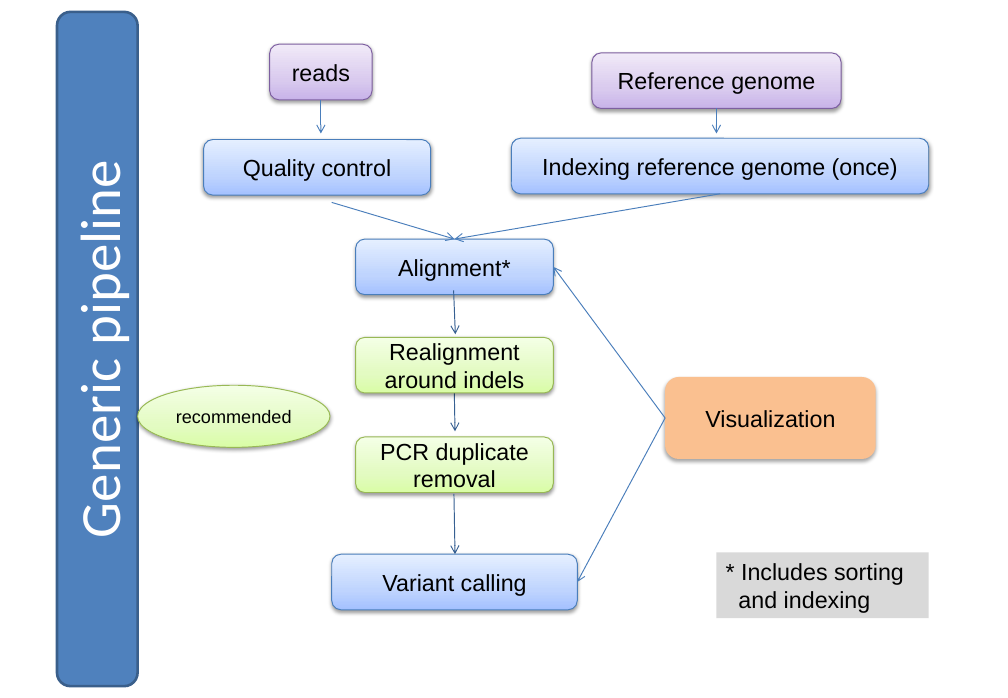
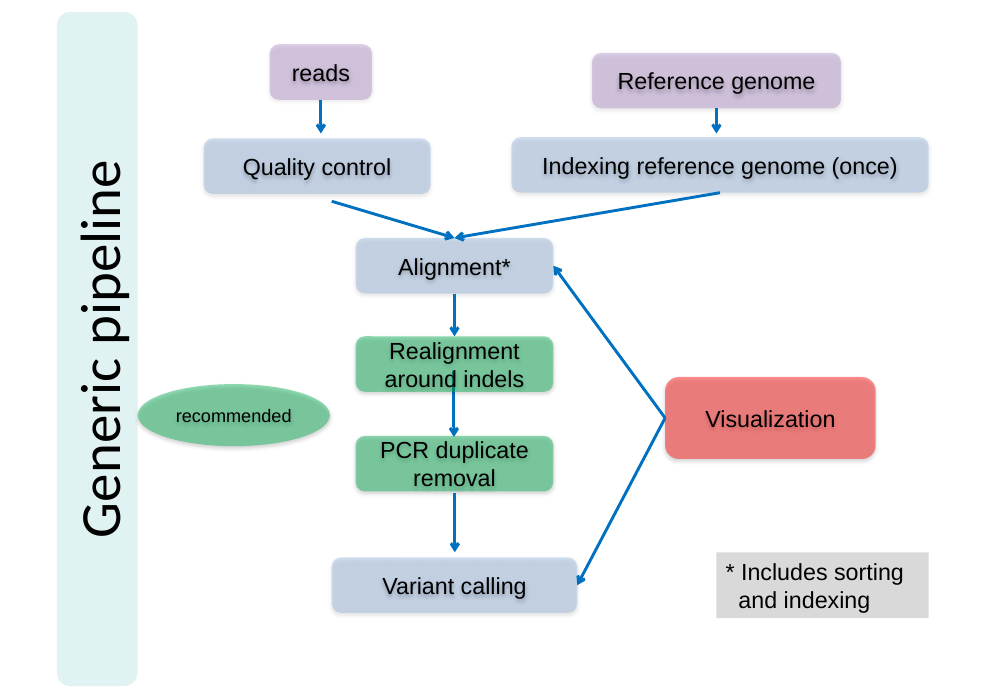
Before and after one commit to miguelperezenciso/NGScrashcourse, a slide deck: slide 6 of 2019_MSc_slides.pptx. Drawn at 1008x698 pixels with LibreOffice and Linux fonts; fonts in the diff are those of the drawing. Boxes give left, top, right and bottom in pixels: in the first picture for what was removed or moved away, otherwise in the second. Text is boxed around its words. In the diff, an @@ line names an element or a change of style, - is before the commit and + after.

```diff
--- a/2019_MSc_slides.pptx
+++ b/2019_MSc_slides.pptx
@@ rounded rectangle "Generic pipeline" at bbox=[56, 13, 137, 686]: text colour #FFFFFF to #000000; fill #4F81BD to #E0F2F1; outline #3A5F8C 2 pt to none @@
@@ rounded rectangle "reads" at bbox=[270, 45, 372, 101]: fill gradient #C9B5E8 to #D8CBEE to #F0EAF9 to #7030A0 at 22% opacity; outline #7D60A0 0.75 pt to none @@
@@ rounded rectangle "Reference genome" at bbox=[592, 53, 841, 109]: fill gradient #C9B5E8 to #D8CBEE to #F0EAF9 to #7030A0 at 22% opacity; outline #7D60A0 0.75 pt to none @@
@@ arrow (321, 100) - (321, 133): stroke #4B7EBC 0.75 pt to #0070C0 2.25 pt @@
@@ arrow (717, 109) - (717, 133): stroke #4B7EBC 0.75 pt to #0070C0 2.25 pt @@
@@ arrow (332, 201) - (454, 238): stroke #4B7EBC 0.75 pt to #0070C0 2.25 pt @@
@@ arrow (720, 193) - (454, 238): stroke #4B7EBC 0.75 pt to #0070C0 2.25 pt @@
@@ arrow (665, 418) - (554, 266): stroke #4B7EBC 0.75 pt to #0070C0 2.25 pt @@
@@ arrow (454, 293) - (454, 336): stroke #376092 0.75 pt to #0070C0 2.25 pt @@
@@ fill gradient #DAFDA7 to #E4FCC2 to #F5FFE7 to #00B050 at 43% opacity; outline #98B955 0.75 pt to none in 3 elements at bbox=[356, 436, 553, 491], bbox=[138, 384, 330, 447], bbox=[356, 336, 553, 392] @@
@@ arrow moved from (454, 371) - (455, 431) to (454, 371) - (454, 437) @@
@@ arrow (454, 371) - (454, 437): stroke #376092 0.75 pt to #0070C0 2.25 pt @@
@@ rounded rectangle "Visualization" at bbox=[665, 377, 876, 459]: fill #FAC090 to #FF0000 at 43% opacity @@
@@ arrow moved from (665, 418) - (577, 582) to (665, 418) - (577, 585) @@
@@ arrow (665, 418) - (577, 585): stroke #4B7EBC 0.75 pt to #0070C0 2.25 pt @@
@@ arrow (455, 492) - (455, 552): stroke #376092 0.75 pt to #0070C0 2.25 pt @@
@@ fill gradient #A4C4FF to #BFD4FF to #E6EEFF to #558ED5 at 25% opacity; outline #4B7EBC 0.75 pt to none in 4 elements at bbox=[356, 238, 553, 294], bbox=[204, 139, 431, 195], bbox=[512, 137, 930, 193], bbox=[332, 558, 578, 613] @@
@@ rounded rectangle "Variant calling": place and size @@
-rounded rectangle "Variant calling" at bbox=[332, 554, 578, 610]
+rounded rectangle "Variant calling" at bbox=[332, 558, 578, 613]
```
Also in this commit, not shown: 32 other slides changed, 2 slides added, 2 slides removed.
